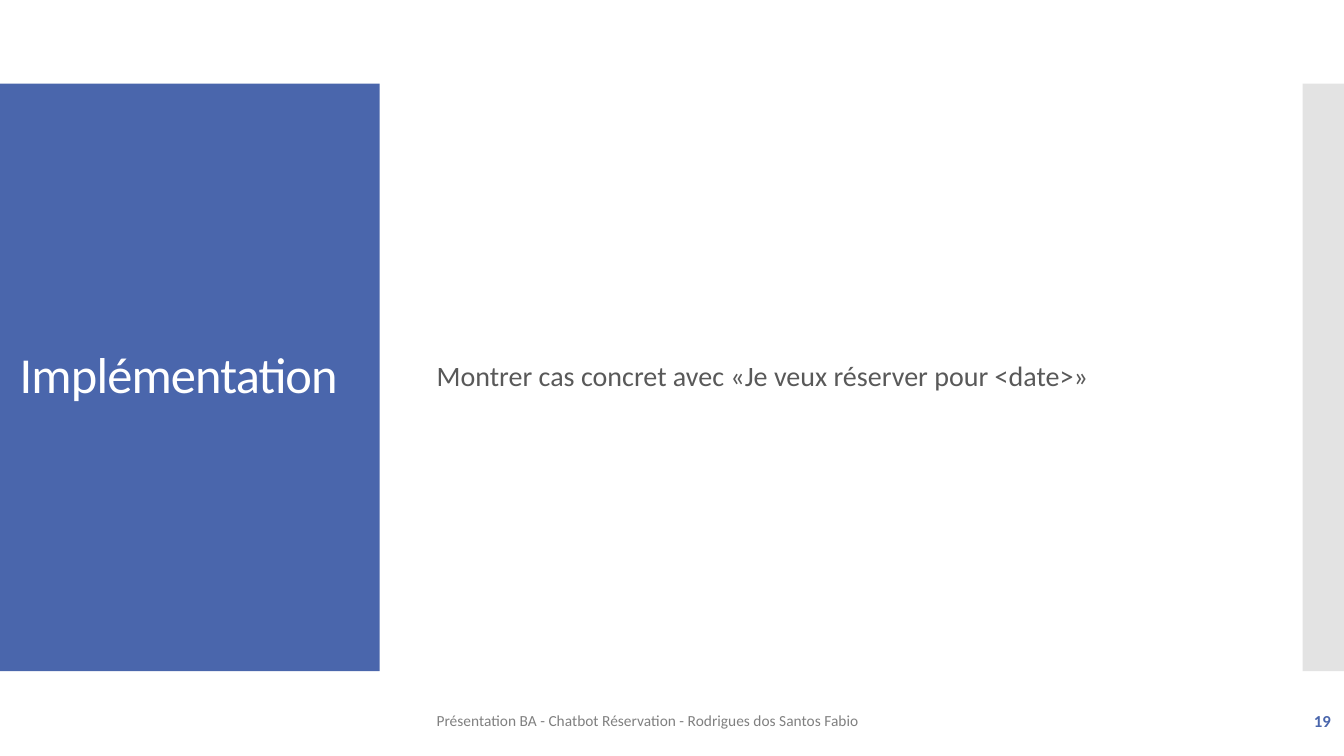
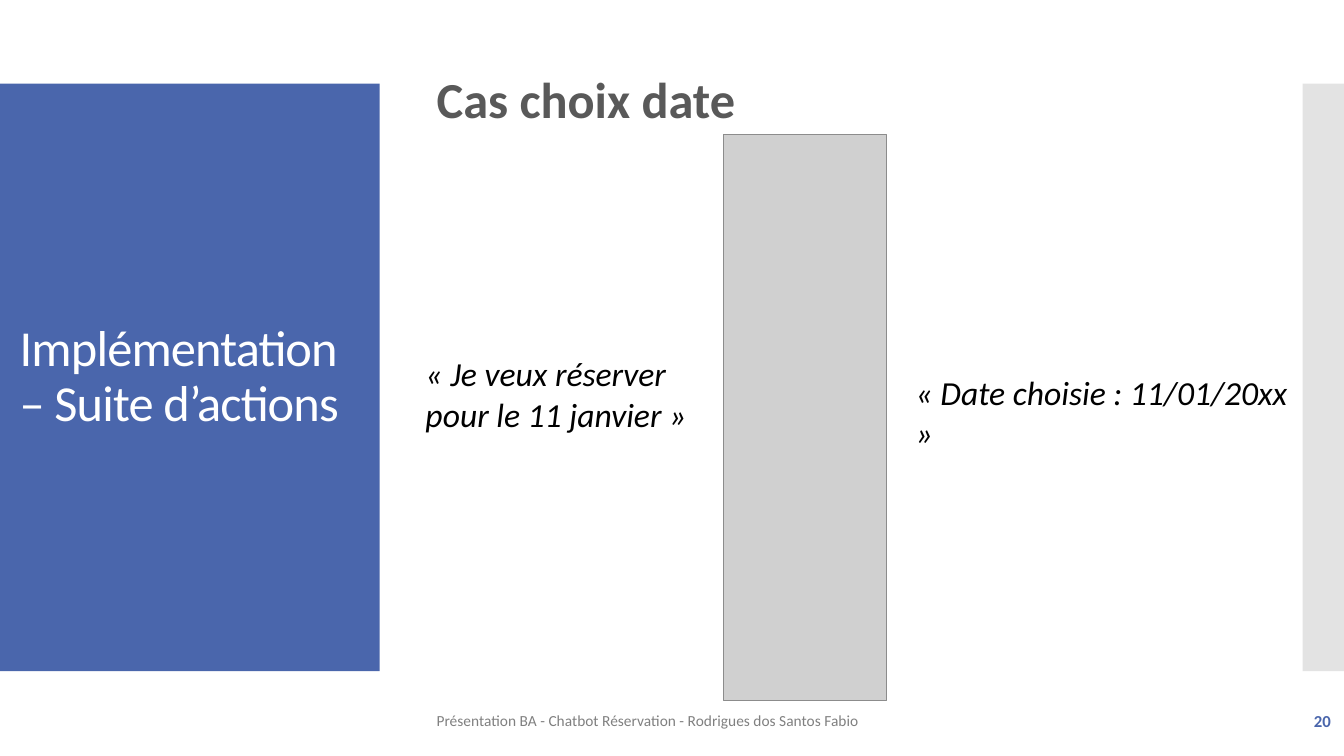
Before and after one commit to f-rdrgs/projet-bachelor, a slide deck: slide 20 of documentation/travail_bachelor/ISC_LOG_presentation_diplome_RodriguesDosSantosFabio_EggenbergNiklaus_2024.pptx (slide 19 before the commit). Drawn at 1344x756 pixels with LibreOffice and Linux fonts; fonts in the diff are those of the drawing; grey boxes stand for pictures. Boxes give left, top, right and bottom in pixels: in the first picture for what was removed or moved away, otherwise in the second. Text is boxed around its words. In the diff, an @@ line names an element or a change of style, - is before the commit and + after.

Commit message:
màj présentation implémentation

```diff
--- a/documentation/travail_bachelor/ISC_LOG_presentation_diplome_RodriguesDosSantosFabio_EggenbergNiklaus_2024.pptx
+++ b/documentation/travail_bachelor/ISC_LOG_presentation_diplome_RodriguesDosSantosFabio_EggenbergNiklaus_2024.pptx
@@ text added at (x1=437, y1=82, x2=736, y2=119), 36 pt, text #595959, bold @@
+Cas choix date
@@ picture added at (x1=724, y1=134, x2=887, y2=701) @@
@@ title at (x1=20, y1=331, x2=338, y2=422): text changed @@
-Implémentation
+Implémentation – Suite d’actions
@@ text added at (x1=425, y1=363, x2=666, y2=433), 24 pt, text #000000, italic @@
+« Je veux réserver pour le 11 janvier »
@@ text removed at (x1=437, y1=366, x2=1088, y2=391) @@
-Montrer cas concret avec «Je veux réserver pour <date>»
@@ text added at (x1=940, y1=381, x2=1287, y2=407), 24 pt, text #000000, italic @@
+« Date choisie : 11/01/20xx »
@@ page number at (x1=1314, y1=716, x2=1331, y2=727): text changed @@
-19
+20
```
Also in this commit, not shown: 5 slides added, 1 other file.
